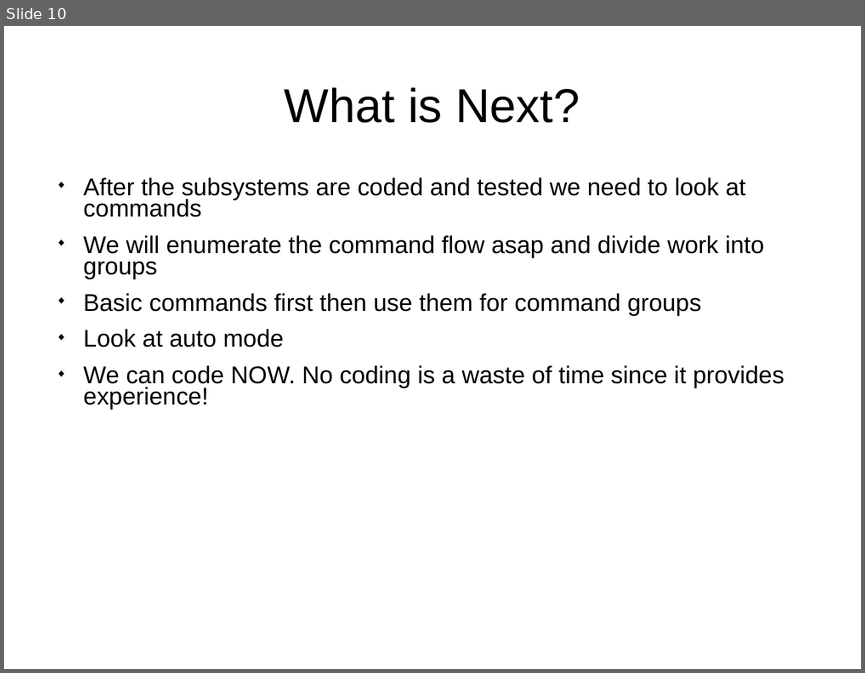
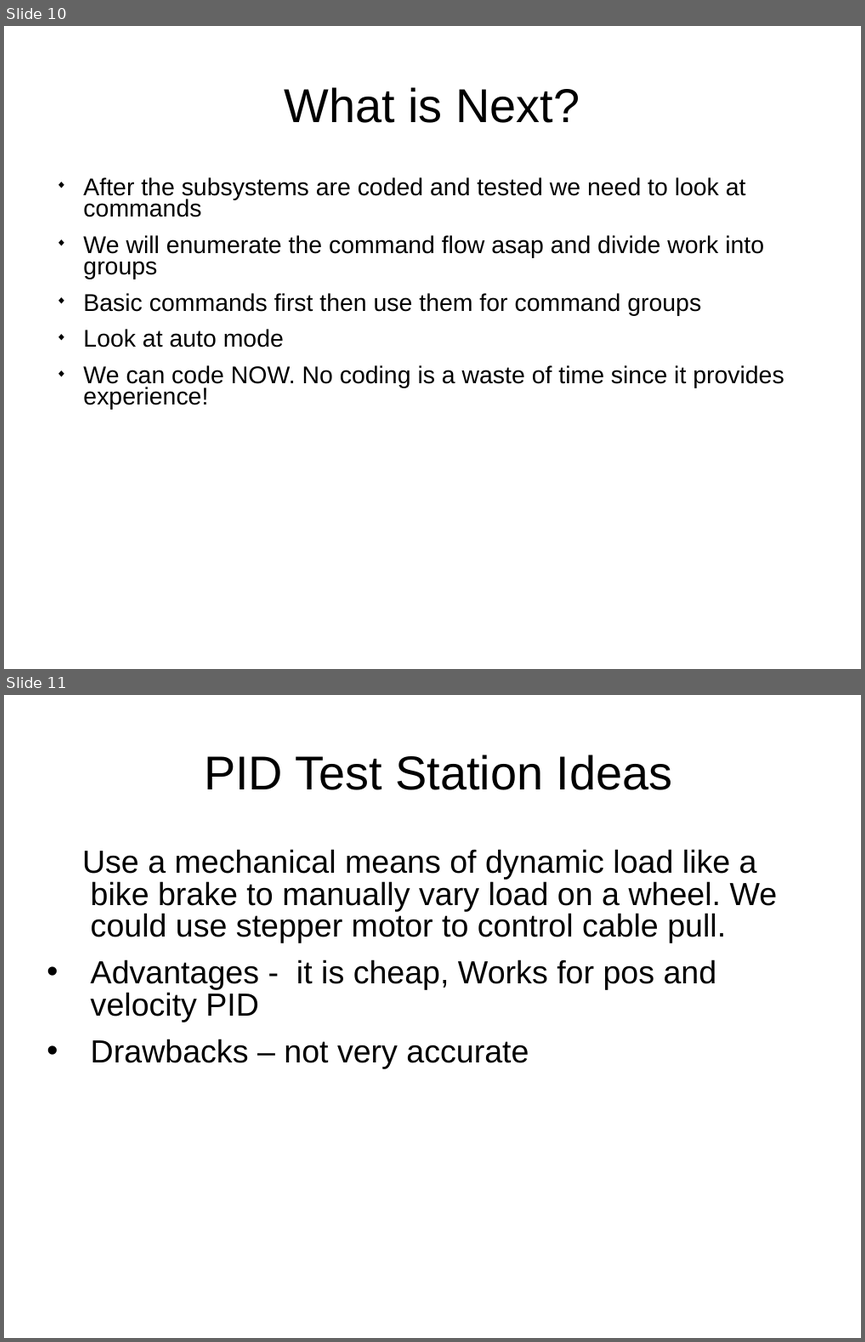
Before and after one commit to cloudbase1/TestStationDesigns, a slide deck: SwDevPlanFor2017.ppt. Shown one above the other, each under a label of ours: slide 10 before the commit, slides 10 and 11 after it. The pictures are 865x673 and 865x1342 pixels, drawn with LibreOffice and Linux fonts; fonts in the diff are those of the drawing. Boxes give left, top, right and bottom in pixels: in the first picture for what was removed or moved away, otherwise in the second. Text is boxed around its words. In the diff, an @@ line names an element or a change of style, - is before the commit and + after.

Commit message:
Added more ideas to PID test station like hysteresis brake

```diff
--- a/SwDevPlanFor2017.ppt
+++ b/SwDevPlanFor2017.ppt
@@ slide 11 added at [4,695,861,1338], background #FFFFFF @@
@@ title added at [204,755,673,790], 44 pt, text #000000 @@
+PID Test Station Ideas
@@ text added at [82,849,778,1069], 29.6 pt, text #000000 @@
+Use a mechanical means of dynamic load like a bike brake to manually vary load on a wheel. We could use stepper motor to control cable pull.
+• Advantages - it is cheap, Works for pos and velocity PID
+• Drawbacks – not very accurate
```
Also in this commit, not shown: 1 slide changed, 2 other slides added.
